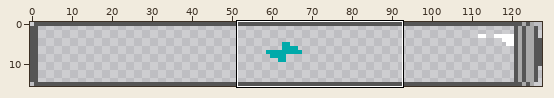
One commit to this sprite sheet: N2L Final/Assets/Art/Battery/Energy_bar.png. The picture above shows the old version from afar; the outline marks the close-up.
Close-up. Earlier state:
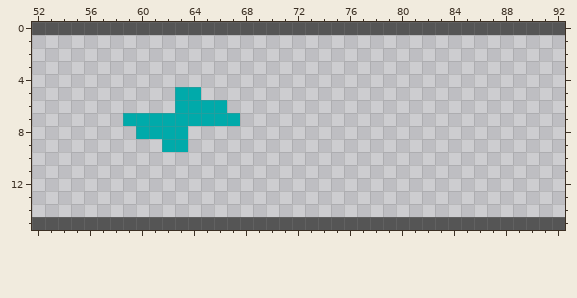
The file is 128x16 pixels. Shown: x 52..92, y 0..15.
The result:
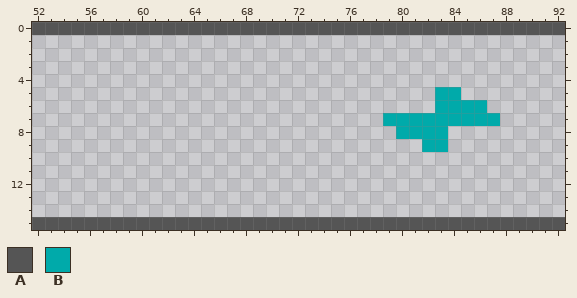
Palette (. is transparent): A #555555  B #00aaaa
Change:
The author put colour B in row 5 at x 83 to 84; in row 6 at x 83 to 86; in row 7 at x 79 to 87; in row 8 at x 80 to 83; in row 9 at x 82 to 83.
The author cleared colour B in row 5 at x 63 to 64; in row 6 at x 63 to 66; in row 7 at x 59 to 67; in row 8 at x 60 to 63; in row 9 at x 62 to 63.
Pixel boxes of the changes (left, top, right, bottom) in both close-ups:
erased: (123, 87, 240, 152)
added: (383, 87, 500, 152)
